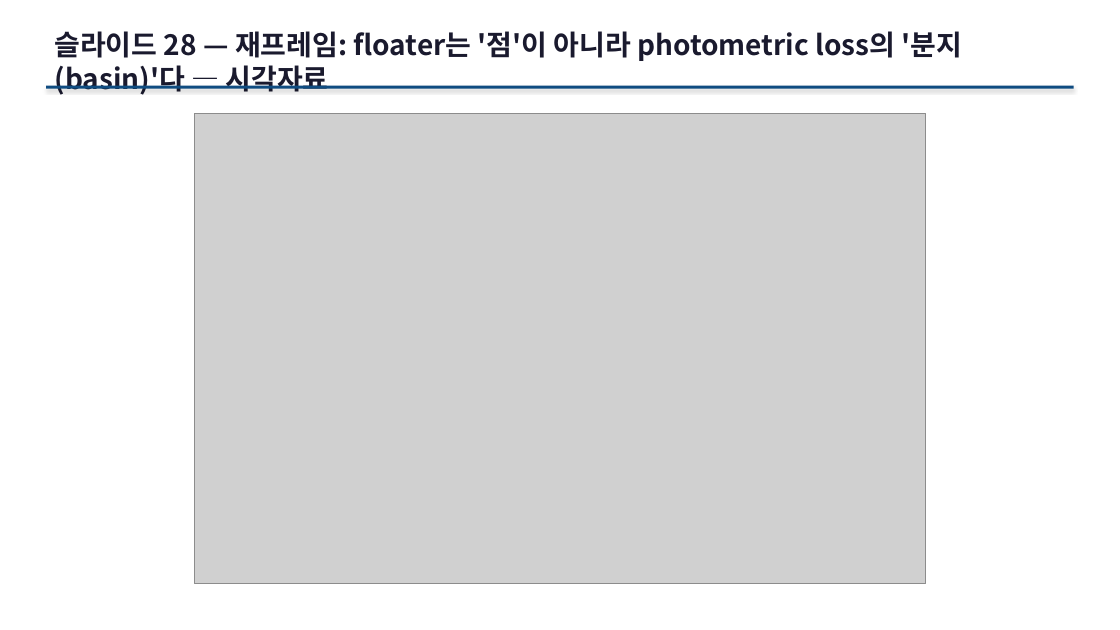
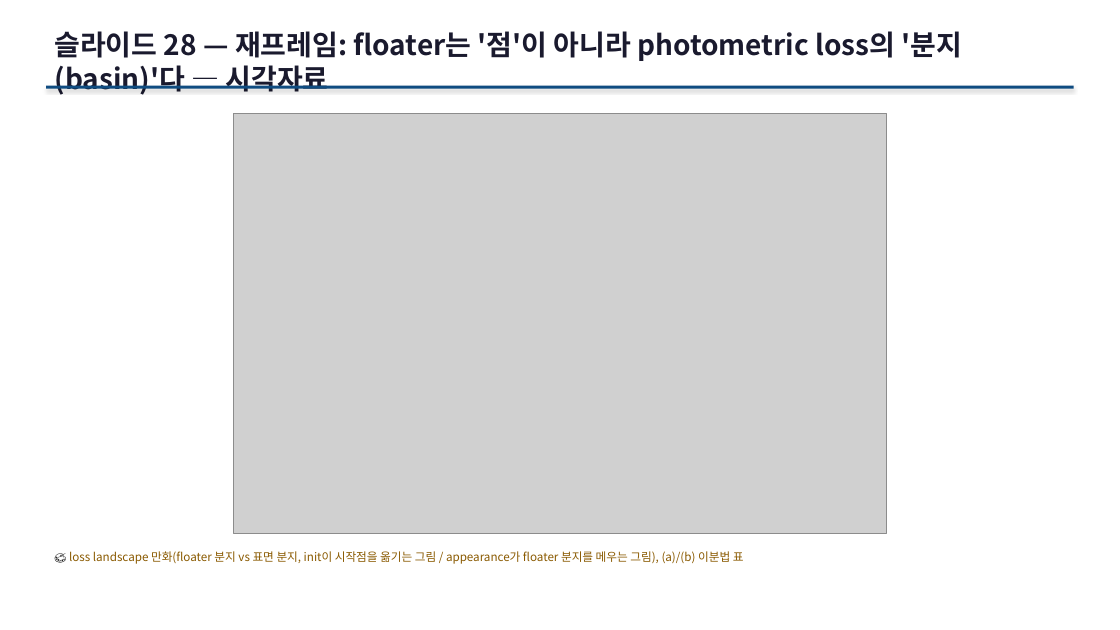
Before and after one commit to sawo0150/gs_floaterLab, a slide deck: slide 68 of context/ppt/gs_floater_deck.pptx (slide 57 before the commit). Drawn at 1120x630 pixels with LibreOffice and Linux fonts; fonts in the diff are those of the drawing; grey boxes stand for pictures. Boxes give left, top, right and bottom in pixels: in the first picture for what was removed or moved away, otherwise in the second. Text is boxed around its words. In the diff, an @@ line names an element or a change of style, - is before the commit and + after.

```diff
--- a/context/ppt/gs_floater_deck.pptx
+++ b/context/ppt/gs_floater_deck.pptx
@@ picture: place and size @@
-picture at <box>194,113,926,584</box>
+picture at <box>234,113,887,534</box>
@@ text added at <box>69,551,744,564</box>, 10 pt, text #8A5A00 @@
+🎨 loss landscape 만화(floater 분지 vs 표면 분지, init이 시작점을 옮기는 그림 / appearance가 floater 분지를 메우는 그림), (a)/(b) 이분법 표
```
Also in this commit, not shown: 39 other slides changed, 15 slides added, 2 slides removed, 18 other files.
